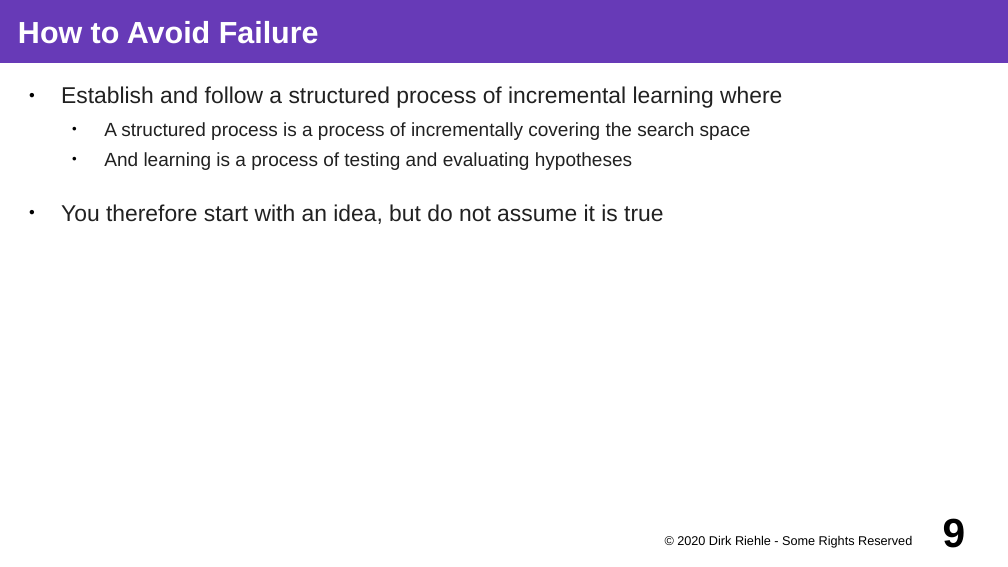
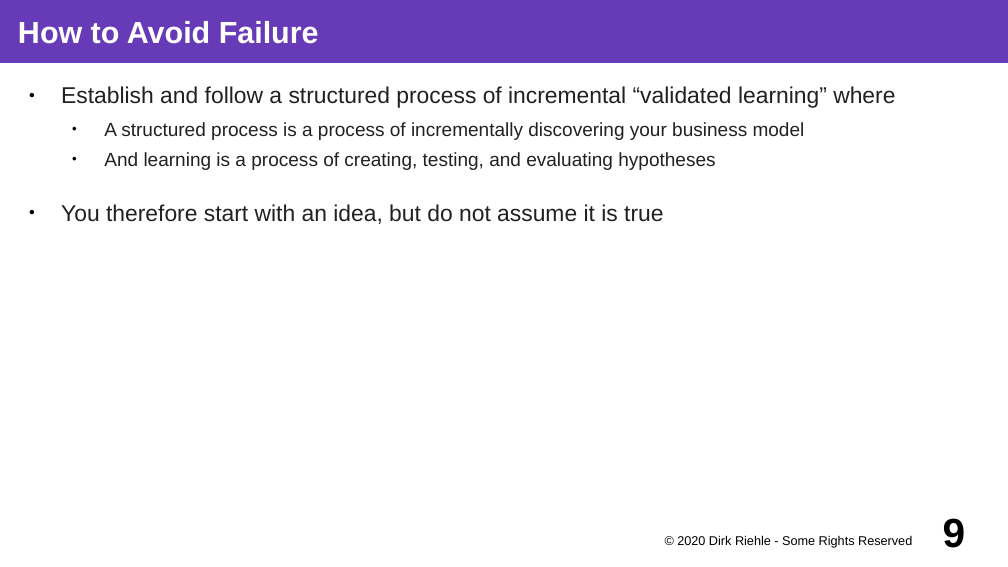
Before and after one commit to dirkriehle/coss-course, a slide deck: slide 9 of Lecture slides/COSS D01 - Software Startups.odp. Drawn at 1008x567 pixels with LibreOffice and Linux fonts; fonts in the diff are those of the drawing. Boxes give left, top, right and bottom in pixels: in the first picture for what was removed or moved away, otherwise in the second. Text is boxed around its words. In the diff, an @@ line names an element or a change of style, - is before the commit and + after.

```diff
--- a/Lecture slides/COSS D01 - Software Startups.odp
+++ b/Lecture slides/COSS D01 - Software Startups.odp
@@ text at <box>61,86,895,170</box>: text changed @@
-● Establish and follow a structured process of incremental learning where
-  ● A structured process is a process of incrementally covering the search space
-  ● And learning is a process of testing and evaluating hypotheses
+● Establish and follow a structured process of incremental “validated learning” where
+  ● A structured process is a process of incrementally discovering your business model
+  ● And learning is a process of creating, testing, and evaluating hypotheses
```
Also in this commit, not shown: 20 other slides changed, 4 slides added, 3 slides removed, 4 other files.
